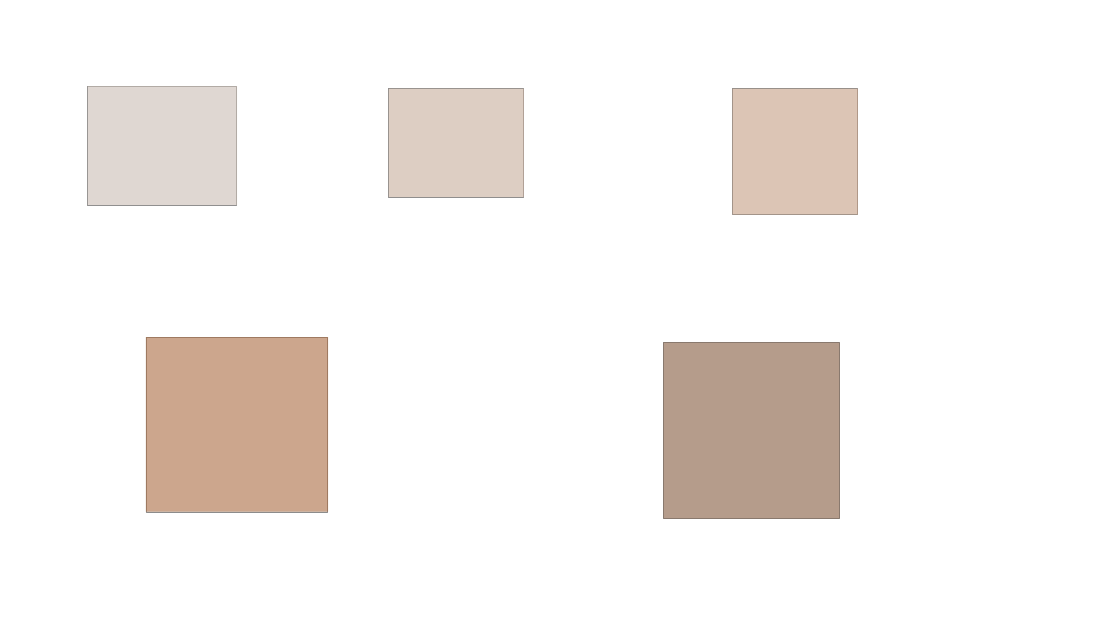
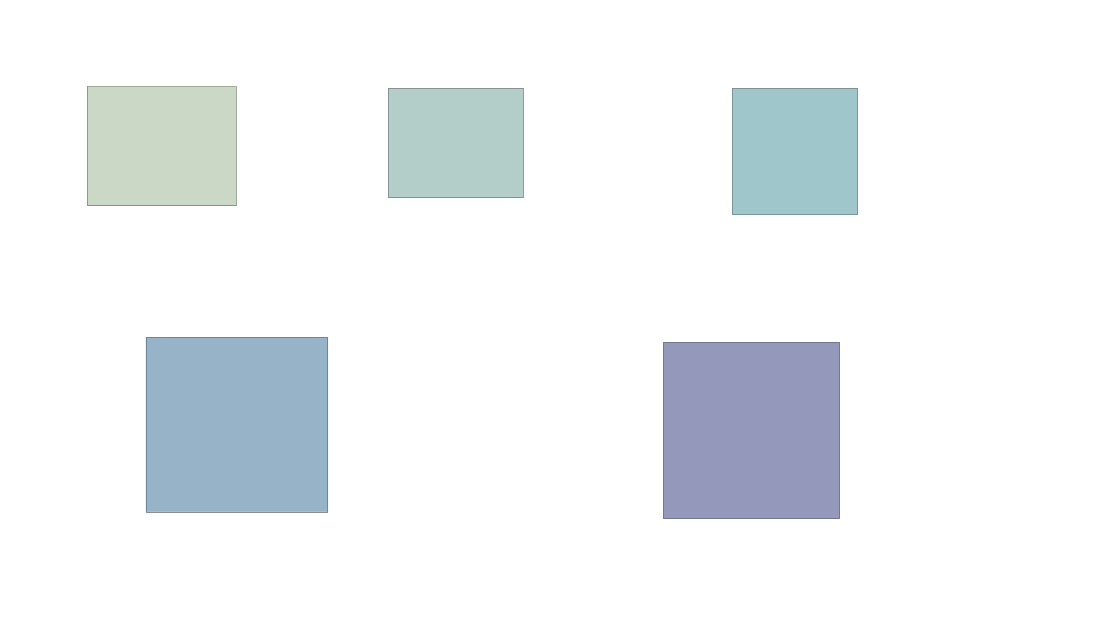
Before and after one commit to aholver/corruption_pilot, a slide deck: slide 7 of images/icon_edit.pptx. Drawn at 1120x630 pixels with LibreOffice and Linux fonts; fonts in the diff are those of the drawing; grey boxes stand for pictures. Boxes give left, top, right and bottom in pixels: in the first picture for what was removed or moved away, otherwise in the second. Text is boxed around its words. In the diff, an @@ line names an element or a change of style, - is before the commit and + after.

```diff
--- a/images/icon_edit.pptx
+++ b/images/icon_edit.pptx
@@ rectangle at (87,87,237,206): fill #FBE5D6 at 35% opacity to #C7E9B4 at 35% opacity @@
@@ rectangle at (389,89,524,197): fill #F8CBAD at 35% opacity to #7FCDBB at 35% opacity @@
@@ rectangle at (733,89,858,215): fill #F4B183 at 35% opacity to #41B6C4 at 35% opacity @@
@@ rectangle at (146,337,329,512): fill #C55A11 at 35% opacity to #2C7FB8 at 35% opacity @@
@@ rectangle at (664,343,840,519): fill #843C0B at 35% opacity to #253494 at 35% opacity @@
```
Also in this commit, not shown: 3 other slides changed, 13 slides added, 4 slides removed, 22 other files.
